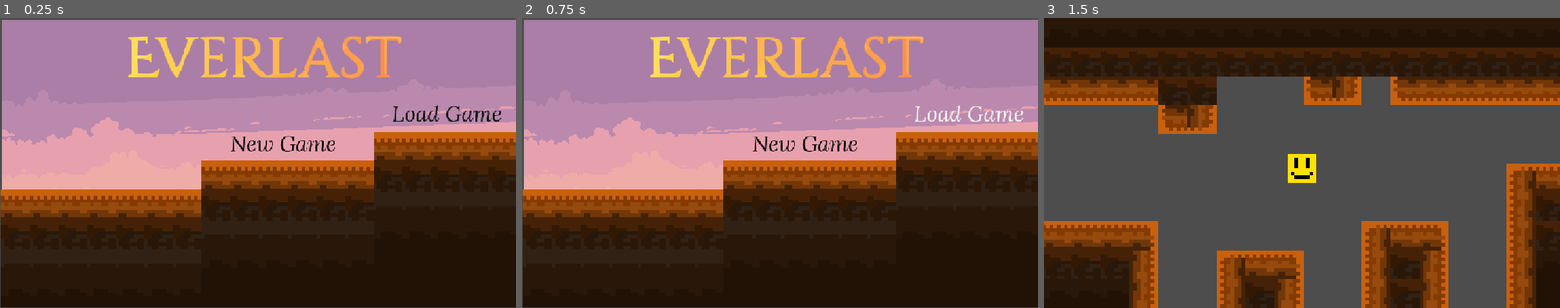
Above: before the commit, frames 1-3 (left to right).
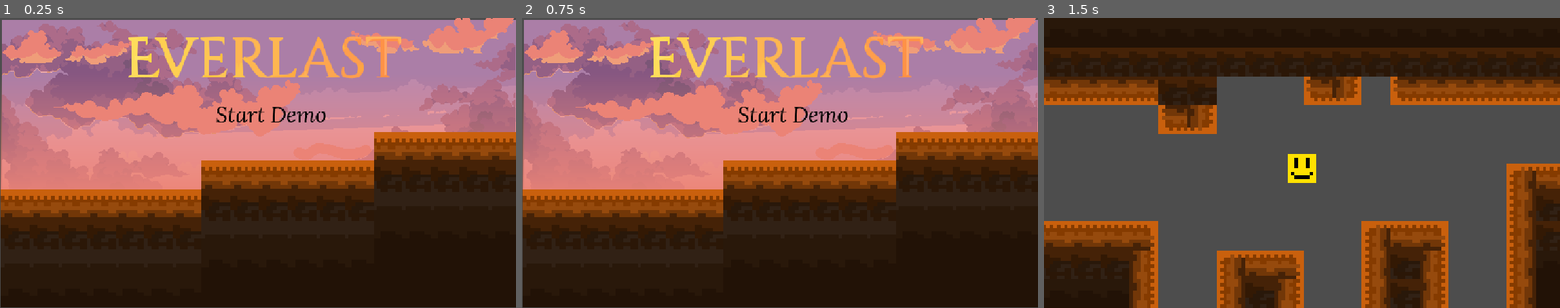
Above: after the commit, the same moments.

Repository: sirtajdev/Everlast
Game: Godot game, scene res://node_2d.tscn
The game is run twice, just before and just after one commit, with the same random seed, the same clock (stepped at 60 frames per second) and the same inputs.
Inputs (mouse positions are in pixels of both pictures, inside the frame that each line leads up to; where the layout moved, square brackets give the same spot in the first picture):
- Up to frame 1 (0.25 s): no input
- Up to frame 2 (0.75 s): click (970, 110) [970, 113] at 0.5 s
- Up to frame 3 (1.5 s): click "New Game" (after the commit: "Start Demo") at 1.25 s

The runs differ from the first frame. In frame 1, 29% of the frame differs, in the area x 0-100%, y 0-60%; in frame 2, 29%; in frame 3, nothing differs.

Commit message:
Merge

Diff:
--- a/everlast/node_2d.tscn
+++ b/everlast/node_2d.tscn
@@ -6,6 +6,10 @@
 [ext_resource type="PackedScene" uid="uid://d0gax1jr0mxwf" path="res://title_ground.tscn" id="3_kdubu"]
 [ext_resource type="Texture2D" uid="uid://247gx85nbpde" path="res://Ground-SS.png" id="3_q6r6c"]
 [ext_resource type="Texture2D" uid="uid://qy1srycklei2" path="res://1.png" id="5_d21ai"]
+[ext_resource type="AudioStream" uid="uid://dt34nhw8g7yoo" path="res://1368476_Upbeats.mp3" id="7_d21ai"]
+[ext_resource type="Texture2D" uid="uid://cicalqonx0sgq" path="res://3.png" id="8_ir8iy"]
+[ext_resource type="Texture2D" uid="uid://mpghvvrjd0b5" path="res://4.png" id="9_hqns4"]
+[ext_resource type="Texture2D" uid="uid://kbdwg3p20sst" path="res://2.png" id="10_x0ka3"]
 
 [sub_resource type="TileSetAtlasSource" id="TileSetAtlasSource_rj586"]
 texture = ExtResource("3_q6r6c")
@@ -29,41 +33,40 @@
 texture = ExtResource("5_d21ai")
 
 [node name="MarginContainer" type="MarginContainer" parent="." unique_id=921842687]
-offset_left = -1.0
-offset_top = 1.0
-offset_right = 1145.0
-offset_bottom = 649.0
+offset_left = -15.0
+offset_top = -4.0
+offset_right = 1131.0
+offset_bottom = 644.0
 
 [node name="NewGameButton" type="Button" parent="." unique_id=590495053]
-offset_left = 508.0
-offset_top = 246.0
-offset_right = 753.0
-offset_bottom = 317.0
+offset_left = 475.0
+offset_top = 181.0
+offset_right = 720.0
+offset_bottom = 252.0
 theme_override_colors/font_color = Color(0, 0, 0, 1)
 theme_override_fonts/font = ExtResource("1_epypp")
 theme_override_font_sizes/font_size = 48
-text = "New Game"
+text = "Start Demo"
 flat = true
 icon_alignment = 1
 script = ExtResource("3_d21ai")
 
 [node name="LoadGameButton" type="Button" parent="." unique_id=435040961]
-offset_left = 831.0
-offset_top = 171.0
-offset_right = 1162.0
-offset_bottom = 258.0
+offset_left = 833.0
+offset_top = 166.0
+offset_right = 1164.0
+offset_bottom = 253.0
 theme_override_colors/font_color = Color(0.072842844, 0.072842546, 0.072842605, 1)
 theme_override_fonts/font = ExtResource("1_epypp")
 theme_override_font_sizes/font_size = 48
-text = "Load Game"
 flat = true
 
 [node name="Camera2D" type="Camera2D" parent="." unique_id=628299196]
 position = Vector2(574, 325)
 
 [node name="EverlastPhotoroom2" type="Sprite2D" parent="." unique_id=1142903737]
-position = Vector2(585.5, 96.49999)
-scale = Vector2(1.9799999, 1.9609376)
+position = Vector2(585.5, 97.5)
+scale = Vector2(1.9799999, 1.9453125)
 texture = ExtResource("2_0hol4")
 
 [node name="title-ground" parent="." unique_id=1550567018 instance=ExtResource("3_kdubu")]
@@ -75,4 +78,26 @@
 tile_map_data = PackedByteArray("AAAGAP//AAAAAAEAAAAGAP7/AAAAAAEAAAAGAP3/AAAAAAEAAAAGAPz/AAAAAAEAAAAHAPv/AAAAAAAAAAAHAP …(1328 unchanged characters)…
 tile_set = SubResource("TileSet_4d7sh")
 
+[node name="TitleScreenMusic" type="AudioStreamPlayer2D" parent="." unique_id=1609135220]
+stream = ExtResource("7_d21ai")
+autoplay = true
+
+[node name="3" type="Sprite2D" parent="." unique_id=1522610939]
+show_behind_parent = true
+position = Vector2(573.99994, -0.5)
+scale = Vector2(1.986111, 1.978395)
+texture = ExtResource("8_ir8iy")
+
+[node name="4" type="Sprite2D" parent="3" unique_id=1834348779]
+show_behind_parent = true
+position = Vector2(0.25177002, 164.27458)
+scale = Vector2(1.0008742, 1.0000001)
+texture = ExtResource("9_hqns4")
+
+[node name="2" type="Sprite2D" parent="." unique_id=1823471192]
+show_behind_parent = true
+position = Vector2(575.00006, 100.74999)
+scale = Vector2(1.9930556, 1.7608024)
+texture = ExtResource("10_x0ka3")
+
 [connection signal="pressed" from="NewGameButton" to="NewGameButton" method="_on_pressed"]
Not shown, added: everlast/1368476_Upbeats.mp3.import
Binary file added: everlast/2.png
Not shown, added: everlast/2.png.import
Binary file added: everlast/3.png
Not shown, added: everlast/3.png.import
Binary file added: everlast/4.png
Not shown, added: everlast/4.png.import
Not shown, added: everlast/1368476_Upbeats.mp3
